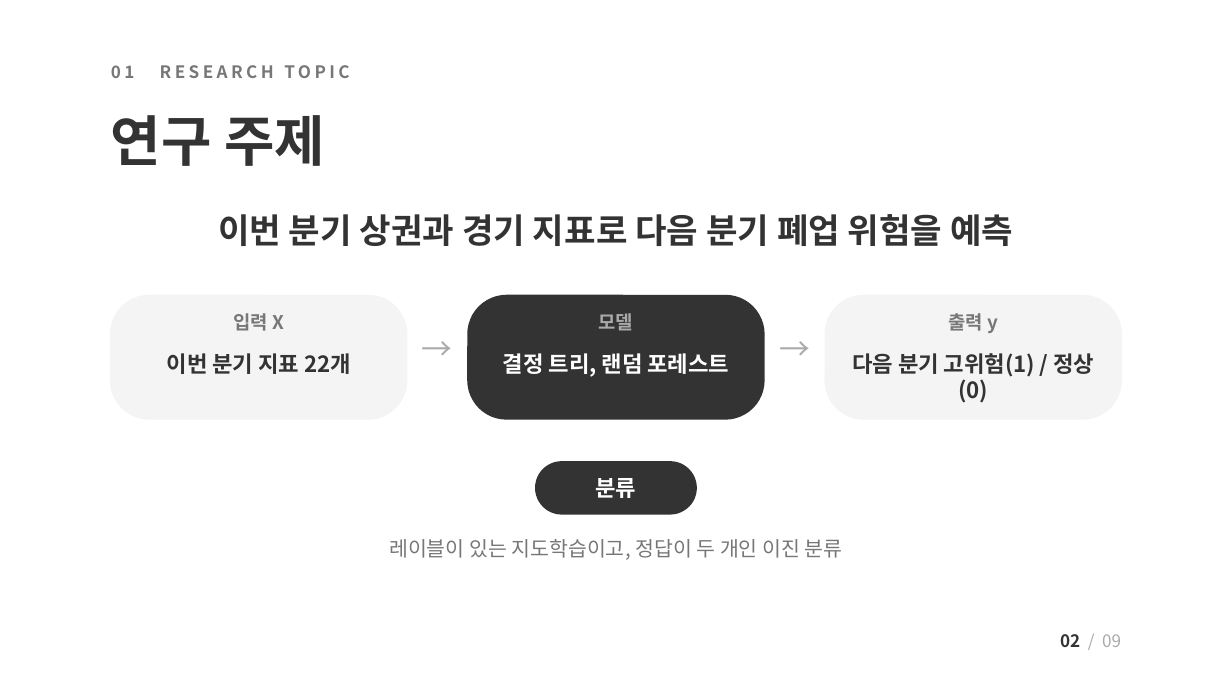
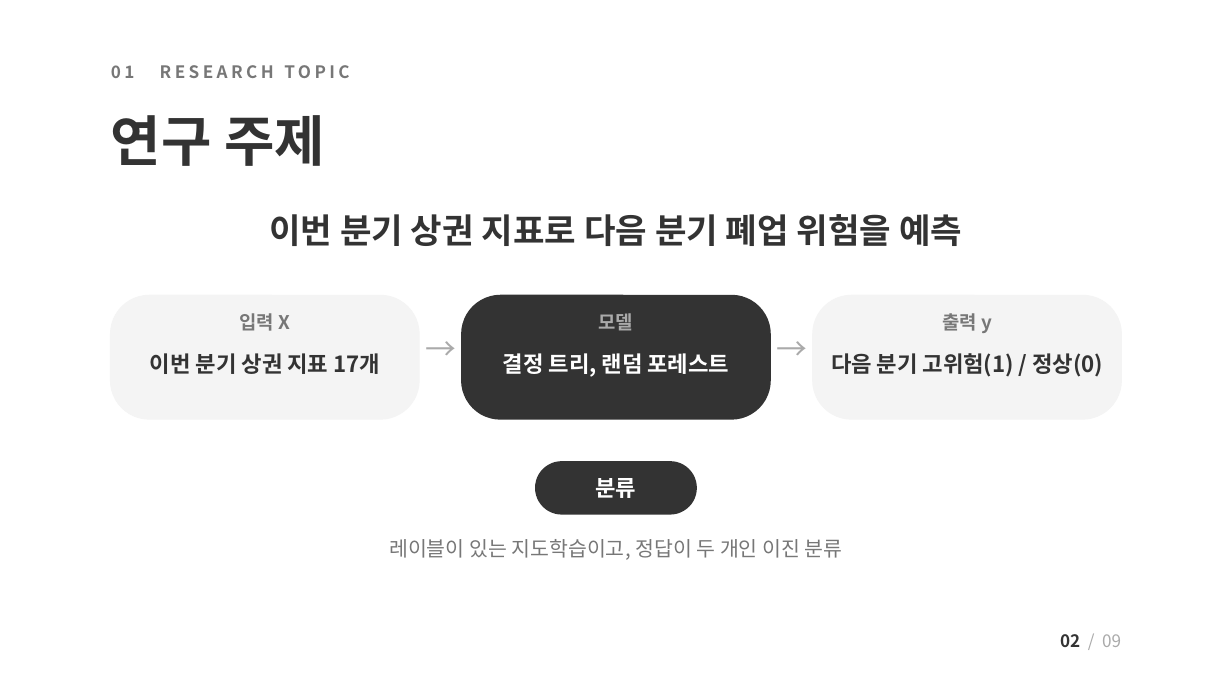
Before and after one commit to JungUihyun/biz-risk-predictor, a slide deck: slide 2 of docs/presentation/biz-risk-predictor_mid2_public.pptx. Drawn at 1232x693 pixels with LibreOffice and Linux fonts; fonts in the diff are those of the drawing. Boxes give left, top, right and bottom in pixels: in the first picture for what was removed or moved away, otherwise in the second. Text is boxed around its words. In the diff, an @@ line names an element or a change of style, - is before the commit and + after.

```diff
--- a/docs/presentation/biz-risk-predictor_mid2_public.pptx
+++ b/docs/presentation/biz-risk-predictor_mid2_public.pptx
@@ text at (x1=269, y1=214, x2=962, y2=246): text changed @@
-이번 분기 상권과 경기 지표로 다음 분기 폐업 위험을 예측
+이번 분기 상권 지표로 다음 분기 폐업 위험을 예측
@@ rounded rectangle resized from (x1=111, y1=296, x2=407, y2=419) to (x1=111, y1=296, x2=419, y2=419) @@
@@ rounded rectangle resized from (x1=468, y1=296, x2=764, y2=419) to (x1=462, y1=296, x2=770, y2=419) @@
@@ rounded rectangle resized from (x1=825, y1=296, x2=1121, y2=419) to (x1=813, y1=296, x2=1121, y2=419) @@
@@ text "입력 X" moved from (x1=233, y1=313, x2=284, y2=331) to (x1=239, y1=313, x2=290, y2=331) @@
@@ text "출력 y" moved from (x1=948, y1=313, x2=998, y2=333) to (x1=942, y1=313, x2=992, y2=333) @@
@@ text at (x1=150, y1=353, x2=380, y2=374): text changed @@
-이번 분기 지표 22개
+이번 분기 상권 지표 17개
@@ text "→" rewrapped from (x1=407, y1=330, x2=468, y2=379) to (x1=419, y1=330, x2=462, y2=379) @@
@@ text "→" rewrapped from (x1=764, y1=330, x2=825, y2=379) to (x1=770, y1=330, x2=813, y2=379) @@
@@ text "다음 분기 고위험(1) / 정상(0)" rewrapped from (x1=852, y1=353, x2=1095, y2=403) to (x1=831, y1=353, x2=1103, y2=377) @@
```
Also in this commit, not shown: 7 other slides changed, 11 other files.
